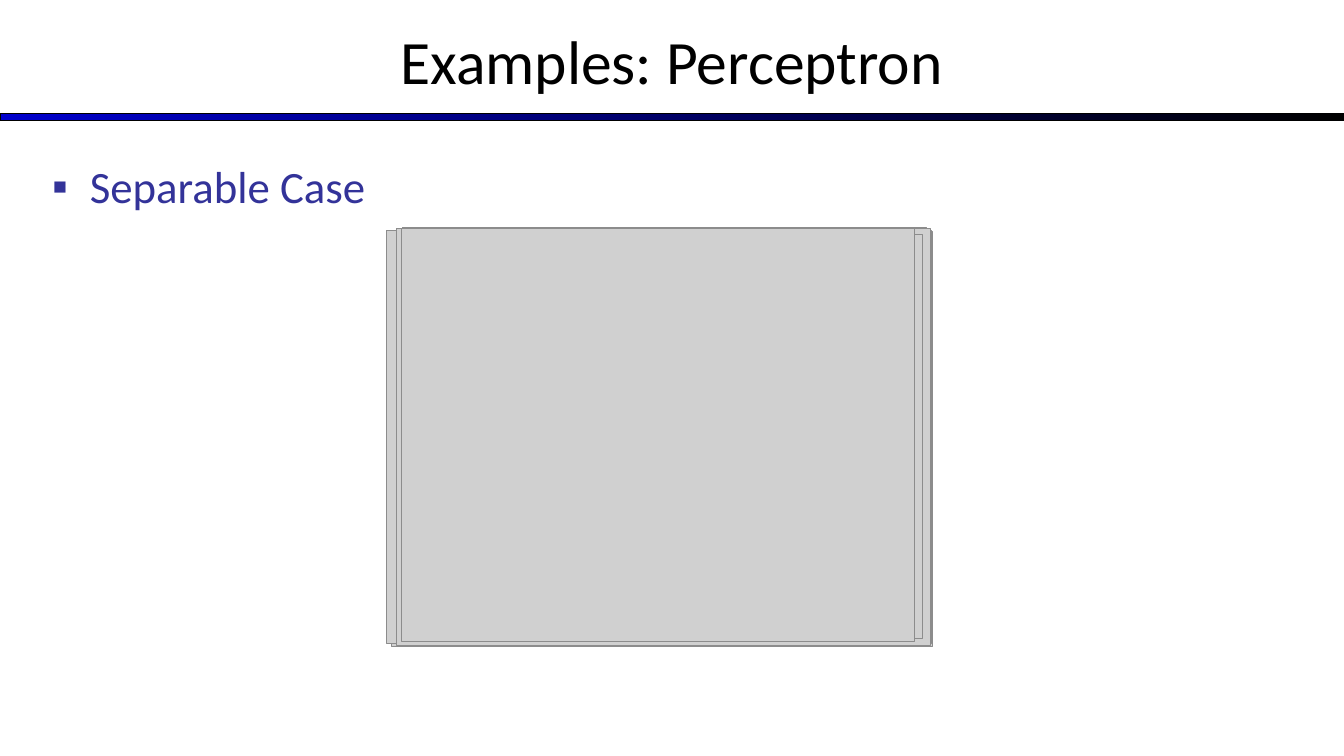
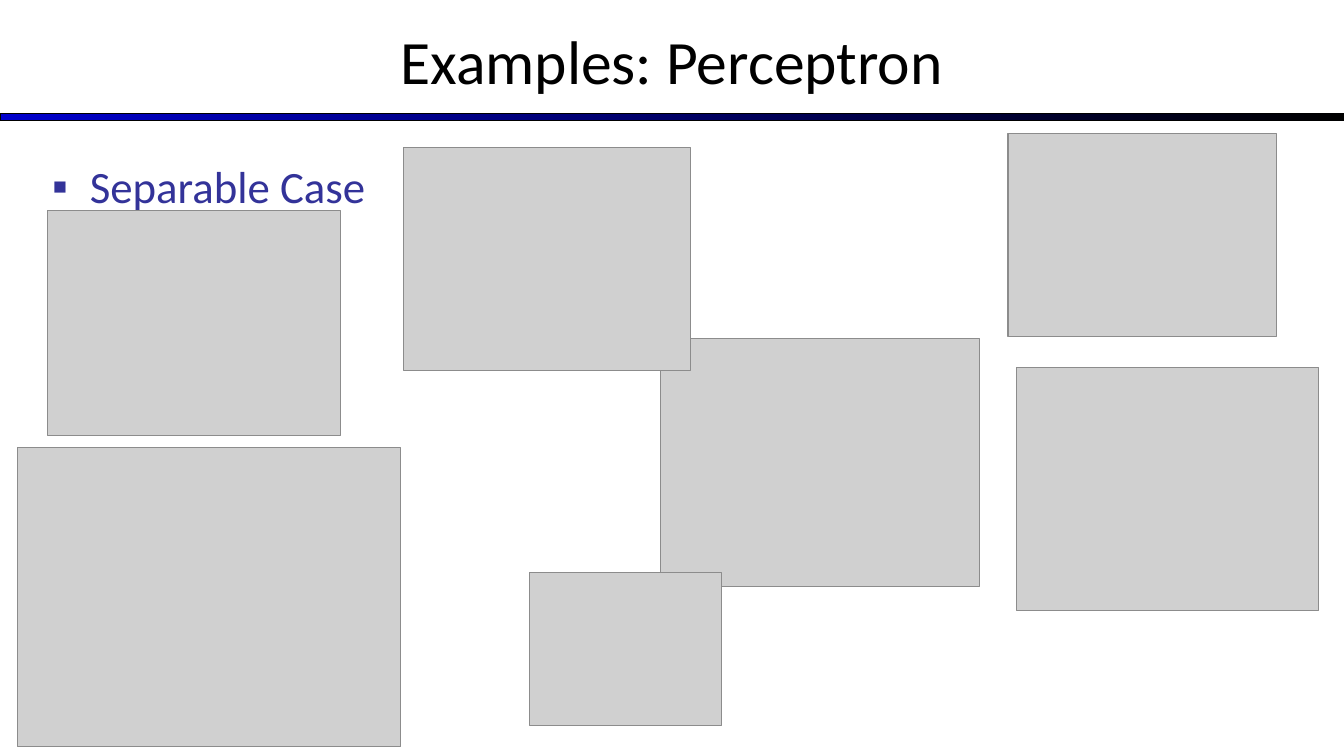
Before and after one commit to amirasem3/Semester_6, a slide deck: slide 15 of Artifitial Inteligence/slides/Perceptrons.pptx. Drawn at 1344x756 pixels with LibreOffice and Linux fonts; fonts in the diff are those of the drawing; grey boxes stand for pictures. Boxes give left, top, right and bottom in pixels: in the first picture for what was removed or moved away, otherwise in the second. Text is boxed around its words. In the diff, an @@ line names an element or a change of style, - is before the commit and + after.

```diff
--- a/Artifitial Inteligence/slides/Perceptrons.pptx
+++ b/Artifitial Inteligence/slides/Perceptrons.pptx
@@ picture added at box(404, 147, 691, 371) @@
@@ picture added at box(1008, 134, 1276, 337) @@
@@ picture added at box(48, 211, 341, 436) @@
@@ picture removed at box(387, 231, 933, 643) @@
@@ picture removed at box(392, 232, 933, 646) @@
@@ picture removed at box(396, 229, 931, 646) @@
@@ picture removed at box(401, 229, 914, 641) @@
@@ picture removed at box(402, 228, 927, 645) @@
@@ picture removed at box(403, 235, 924, 639) @@
@@ picture removed at box(406, 231, 931, 639) @@
@@ picture: place and size @@
-picture at box(401, 229, 930, 641)
+picture at box(661, 338, 980, 587)
@@ picture added at box(1016, 368, 1319, 611) @@
@@ picture added at box(17, 448, 401, 747) @@
@@ picture added at box(529, 573, 722, 726) @@
```
Also in this commit, not shown: 1 other slide changed, 1 slide added, 11 other files.
